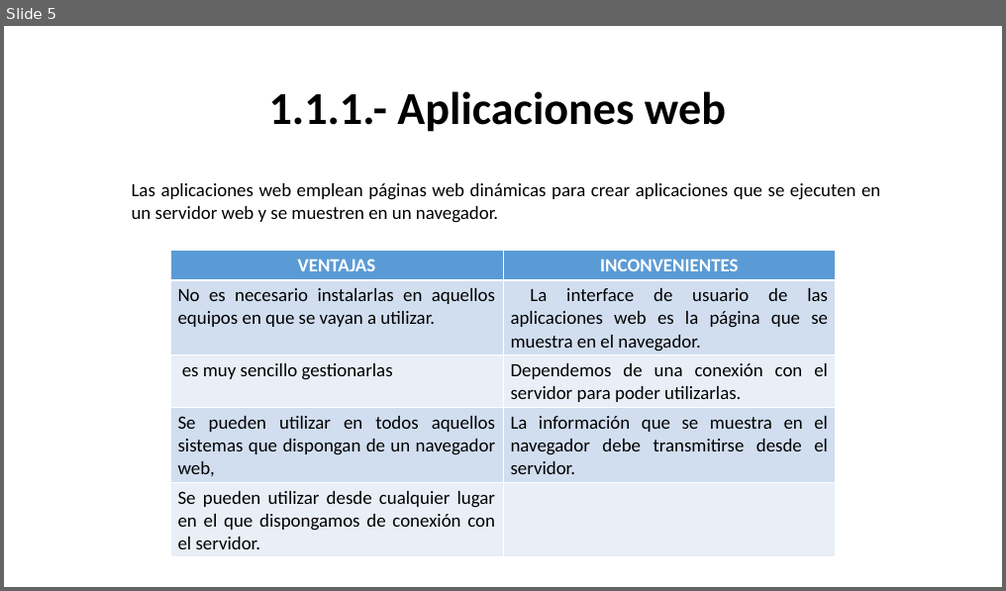
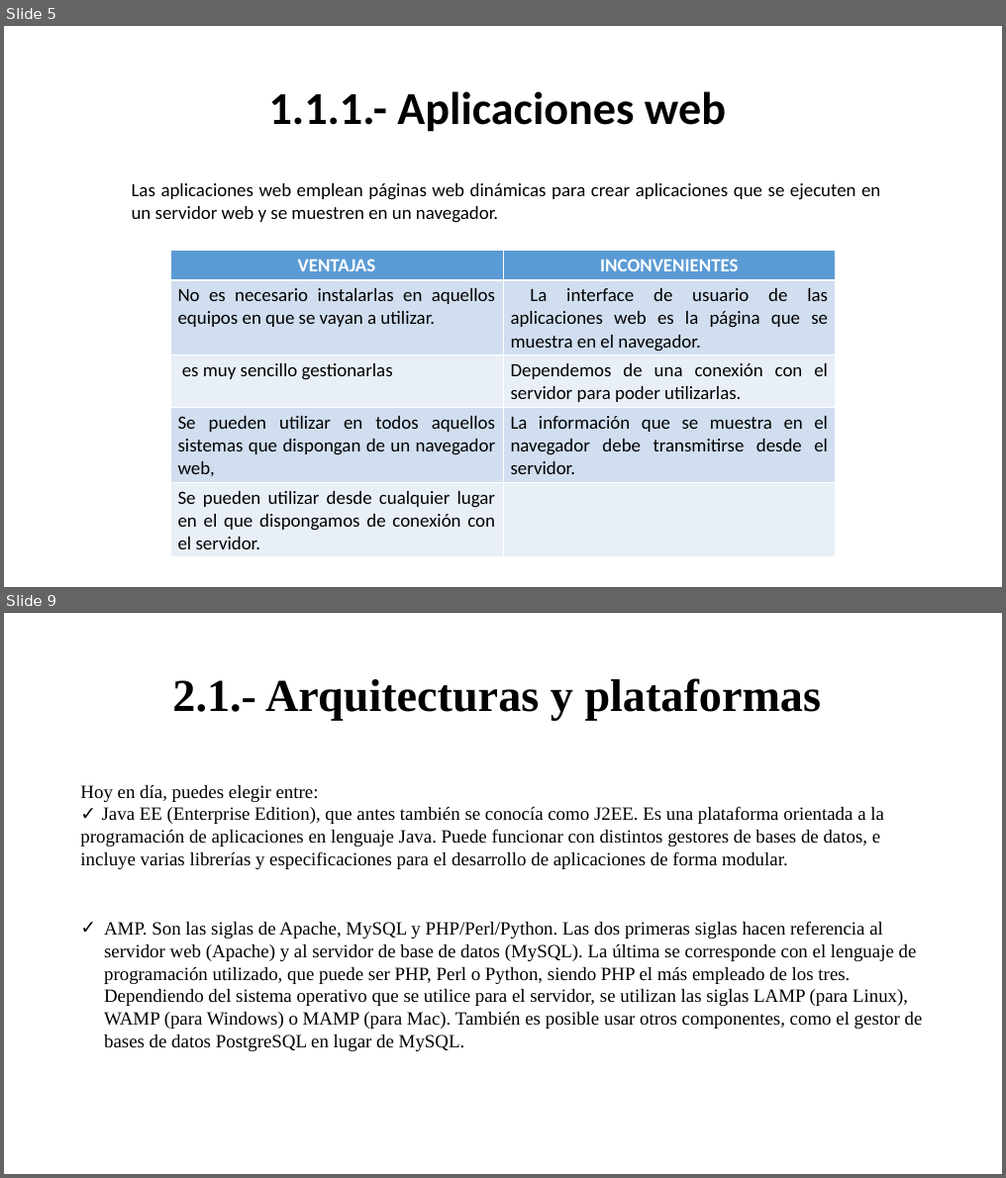
Before and after one commit to raulopsanch/DAW2, a slide deck: Desarrollo web en entorno servidor/Tema_01/Ejercicios/Raúl_Lòpez_Sánchez_Tarea_Tema_1.pptx. Shown one above the other, each under a label of ours: slide 5 before the commit, slides 5 and 9 after it; the slides between them are not shown. The pictures are 1006x591 and 1006x1178 pixels, drawn with LibreOffice and Linux fonts; fonts in the diff are those of the drawing. Boxes give left, top, right and bottom in pixels: in the first picture for what was removed or moved away, otherwise in the second. Text is boxed around its words. In the diff, an @@ line names an element or a change of style, - is before the commit and + after.

```diff
--- a/Desarrollo web en entorno servidor/Tema_01/Ejercicios/Raúl_Lòpez_Sánchez_Tarea_Tema_1.pptx
+++ b/Desarrollo web en entorno servidor/Tema_01/Ejercicios/Raúl_Lòpez_Sánchez_Tarea_Tema_1.pptx
@@ slide 9 added at box(4, 613, 1002, 1174), background #FFFFFF @@
@@ title added at box(172, 678, 822, 721), 44 pt, text #000000, bold @@
+2.1.- Arquitecturas y plataformas
@@ text added at box(80, 785, 923, 1052), 18 pt, text #000000 @@
+Hoy en día, puedes elegir entre:
+✓ Java EE (Enterprise Edition), que antes también se conocía como J2EE. Es una plataforma orientada a la programación de aplicaciones en lenguaje Java. Puede funcionar con distintos gestores de bases de datos, e incluye varias librerías y especificaciones para el desarrollo de aplicaciones de forma modular.
+✓ AMP. Son las siglas de Apache, MySQL y PHP/Perl/Python. Las dos primeras siglas hacen referencia al servidor web (Apache) y al servidor de base de datos (MySQL). La última se corresponde con el lenguaje de programación utilizado, que puede ser PHP, Perl o Python, siendo PHP el más empleado de los tres. Dependiendo del sistema operativo que se utilice para el servidor, se utilizan las siglas LAMP (para Linux), WAMP (para Windows) o MAMP (para Mac). También es posible usar otros componentes, como el gestor de bases de datos PostgreSQL en lugar de MySQL.
```
Also in this commit, not shown: 1 slide changed, 7 other slides added.
